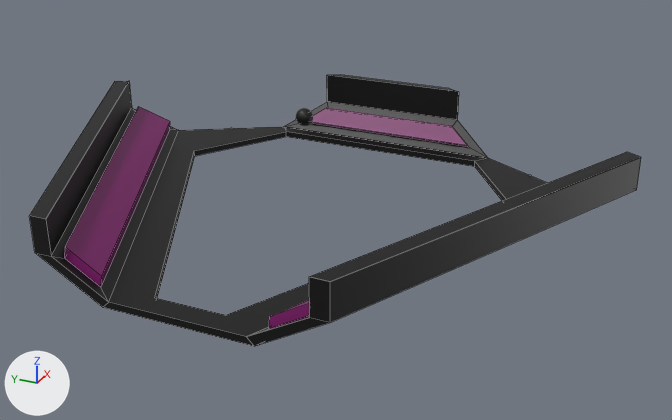
The Blender file assets/mace_elements/inherited_elements/fork/fork.blend, before and after one commit.
One viewpoint serves both versions: a camera (50 mm lens) standing at (-15.64, -11.18, 11.6) and looking at (6.96, -1.01, 0.3). The axes (+X, +Y, +Z) are drawn at lower left. The lights are the same throughout. The older version comes first. Mesh edges are drawn as thin lines on the coarser meshes.

The scene before the commit, as lines of its bpy script (objects in view):
```python
me_plane_001 = bpy.data.meshes.new('Plane.001')
me_plane_001.from_pydata([(13.34, 2.8, 0.31), (10.72, 8.42, 0.31), (11.41, 7.93, 0.79), (13.41, 3.65, 0.79), (13.26, 2.76, 0.39), (10.64, 8.38, 0.39), (11.33, 7.89, 0.87), (13.33, 3.61, 0.87)], [], [(0, 3, 7, 4), (4, 7, 6, 5), (3, 2, 6, 7), (1, 0, 4, 5), (2, 1, 5, 6)])
me_plane_001.materials.append(mat_yellow)  # dark purple #770564
me_plane_009 = bpy.data.meshes.new('Plane.009')
me_plane_009.from_pydata([(5.83, 11.73, 0.84), (-1.15, 3.16, 0.85), (6.71, 11.12, 0.26), (-0.72, 2.24, 0.25), (-1.08, 3.19, 1.13), (5.89, 11.76, 1.13), (-0.65, 2.27, 0.54), (6.77, 11.15, 0.54)], [], [(3, 2, 7, 6), (4, 6, 7, 5), (0, 1, 4, 5), (2, 0, 5, 7), (1, 3, 6, 4)])
me_plane_009.materials.append(mat_yellow)  # dark purple #770564
me_plane_024 = bpy.data.meshes.new('Plane.024')
me_plane_024.from_pydata(...)  # 83 vertices, 49 faces; spans x -1.7..13.7, y -3.8..12.4, z -0.1..2.0
me_plane_024.materials.append(mat_black)  # black #000000
# before: 62 (6.4, 9.1, -0.1), 63 (11.1, -0.9, -0.1), 67 (12.9, 2.1, 0.1), 68 (6.4, 9.1, 0.1), 69 (10.0, 8.5, 0.1)
# before: 70 (11.1, -0.9, 0.1)
ob_fork = bpy.data.objects.new('Fork', me_plane_024)
ob_fork.location = (0.0, 0.0, 0.1)
ob_fork.rotation_euler = (0.0, 0.0, -0.436)  # degrees (0, 0, -25)
_m = ob_fork.modifiers.new('Boolean.001', 'BOOLEAN')
ob_fork_001 = bpy.data.objects.new('Fork.001', me_plane_001)
ob_fork_001.location = (0.0, 0.0, 0.1)
ob_fork_001.rotation_euler = (0.0, 0.0, -0.436)  # degrees (0, 0, -25)
_m = ob_fork_001.modifiers.new('Boolean.001', 'BOOLEAN')
ob_fork_002 = bpy.data.objects.new('Fork.002', me_plane_009)
ob_fork_002.location = (0.0, 0.0, 0.1)
ob_fork_002.rotation_euler = (0.0, 0.0, -0.436)  # degrees (0, 0, -25)
_m = ob_fork_002.modifiers.new('Boolean.001', 'BOOLEAN')
```
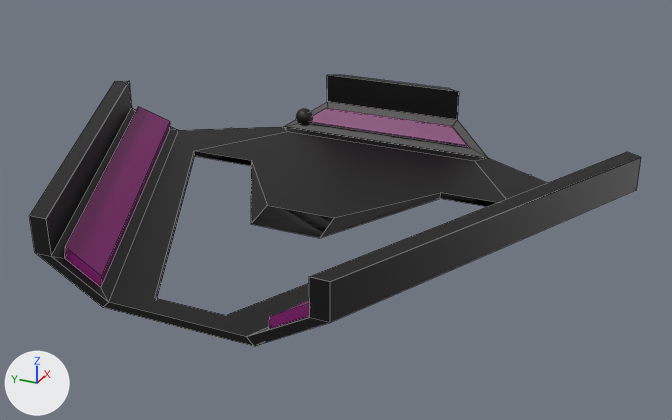
Edits to the scene script, one JSON object a line:
```json
{"block": "me_plane_024", "where": "# used by ob_fork; location = (0.0, 0.0, 0.1); rotation_euler = (0.0, 0.0, -0.436), in degrees (0, 0, -25)"}
{"block": "me_plane_024", "where": "# verts and faces of me_plane_024; kept vertices keep their numbers, new ones are numbered from 83"}
{"op": "remove", "block": "me_plane_024", "code": "me_plane_024.from_pydata(...)  # 83 vertices, 49 faces; spans x -1.7..13.7, y -3.8..12.4, z -0.1..2.0"}
{"op": "add", "block": "me_plane_024", "code": "me_plane_024.from_pydata(...)  # 91 vertices, 57 faces; spans x -1.7..13.7, y -3.8..12.4, z -0.1..2.0"}
{"block": "me_plane_024", "change": "me_plane_024 part 1"}
{"op": "add", "block": "me_plane_024", "code": "verts[83] = (7.3, 7.1, 0.1)"}
{"op": "add", "block": "me_plane_024", "code": "verts[84] = (5.5, 3.8, 0.1)"}
{"op": "add", "block": "me_plane_024", "code": "verts[85] = (6.5, 1.8, 0.1)"}
{"op": "add", "block": "me_plane_024", "code": "verts[86] = (10.1, 1.1, 0.1)"}
{"op": "add", "block": "me_plane_024", "code": "verts[87] = (7.3, 7.1, -0.1)"}
{"op": "add", "block": "me_plane_024", "code": "verts[88] = (4.6, 3.4, -0.1)"}
{"op": "add", "block": "me_plane_024", "code": "verts[89] = (5.6, 1.4, -0.1)"}
{"op": "add", "block": "me_plane_024", "code": "verts[90] = (10.1, 1.1, -0.1)"}
{"op": "add", "block": "me_plane_024", "code": "faces += [(62, 87, 88, 89, 90, 63, 70, 86, 85, 84, 83, 68), (67, 69, 68, 83, 84, 85, 86, 70), (84, 85, 89, 88), (83, 84, 88, 87), (85, 86, 90, 89), (63, 90, 86, 70)]"}
{"op": "add", "block": "me_plane_024", "code": "faces += [(62, 68, 83, 87), (87, 88, 89, 90)]"}
```

Where the change shows, as pixel boxes [x1, y1, x2, y2] in the pictures (672 x 420 px):
```json
{"part": 1, "of": "me_plane_024", "change": "added", "after": [195, 132, 506, 238], "on screen": "black"}
```
